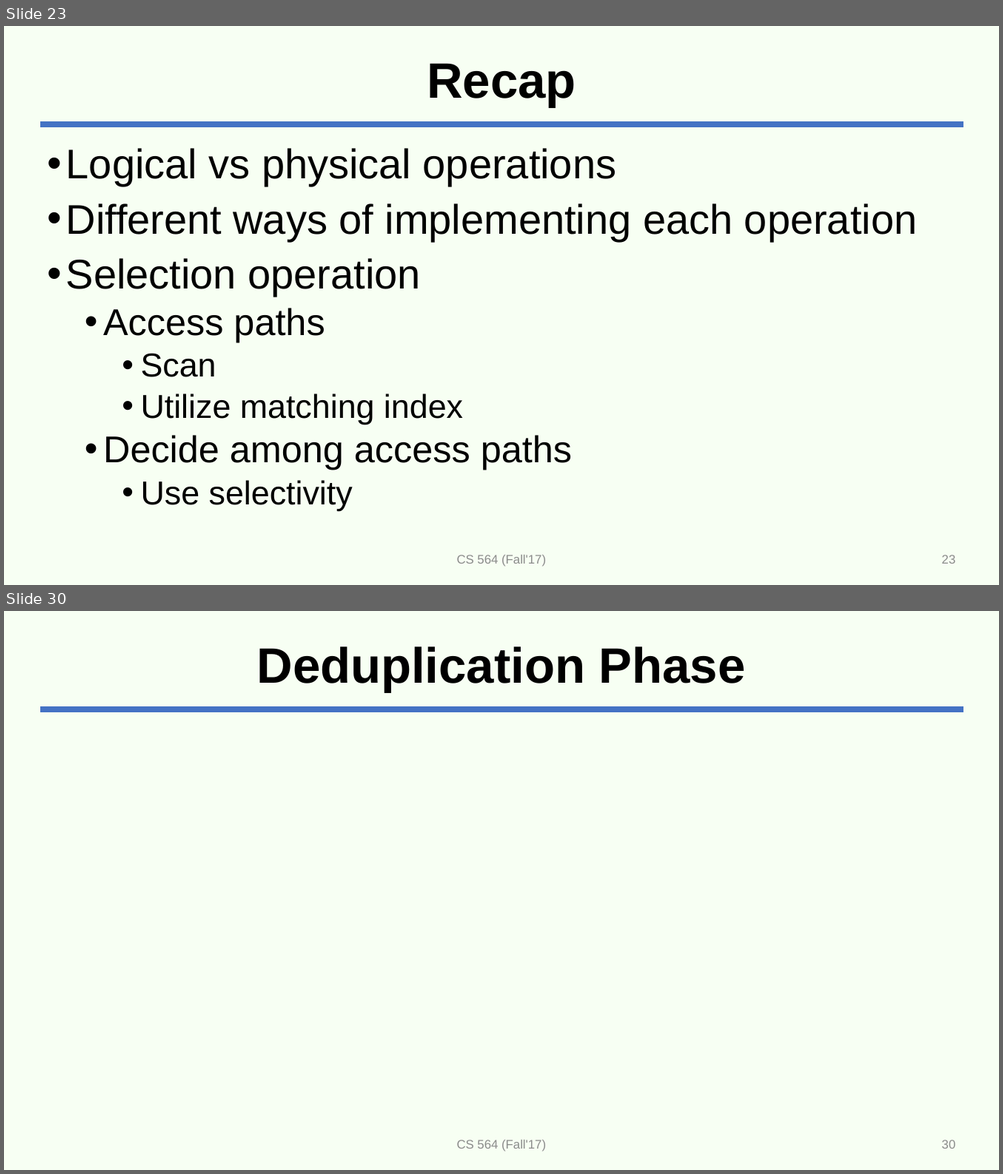
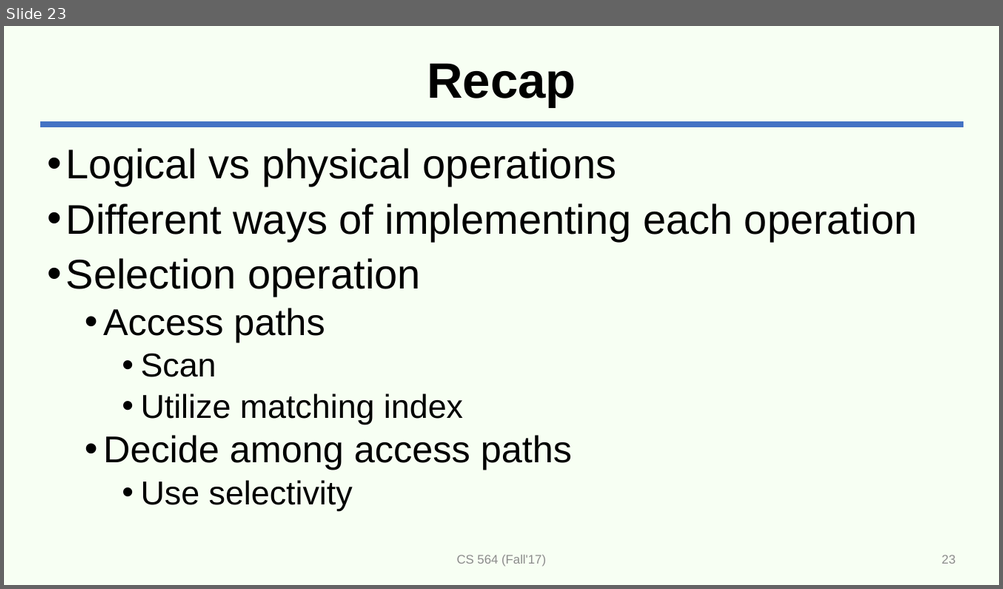
Before and after one commit to adelaneh/adelaneh.github.io, a slide deck: cs564_fall17/slides/lecture20-rel-ops.pptx. Shown one above the other, each under a label of ours: slides 23 and 30 before the commit, slide 23 after it; the slides between them are not shown. The pictures are 1003x1174 and 1003x589 pixels, drawn with LibreOffice and Linux fonts; fonts in the diff are those of the drawing; grey boxes stand for pictures. Boxes give left, top, right and bottom in pixels: in the first picture for what was removed or moved away, otherwise in the second. Text is boxed around its words. In the diff, an @@ line names an element or a change of style, - is before the commit and + after.

```diff
--- a/cs564_fall17/slides/lecture20-rel-ops.pptx
+++ b/cs564_fall17/slides/lecture20-rel-ops.pptx
@@ slide 30 removed at (4, 611, 999, 1170), background #E4FFD5 at 28% opacity; not listed: 1 template element that a slide beside it also shows @@
@@ title removed at (257, 647, 745, 692) @@
-Deduplication Phase
@@ text removed at (457, 1140, 546, 1152) @@
-CS 564 (Fall'17)
@@ page number removed at (942, 1140, 956, 1149) @@
-30
```
Also in this commit, not shown: 1 slide changed, 11 other slides removed, 2 other files.
